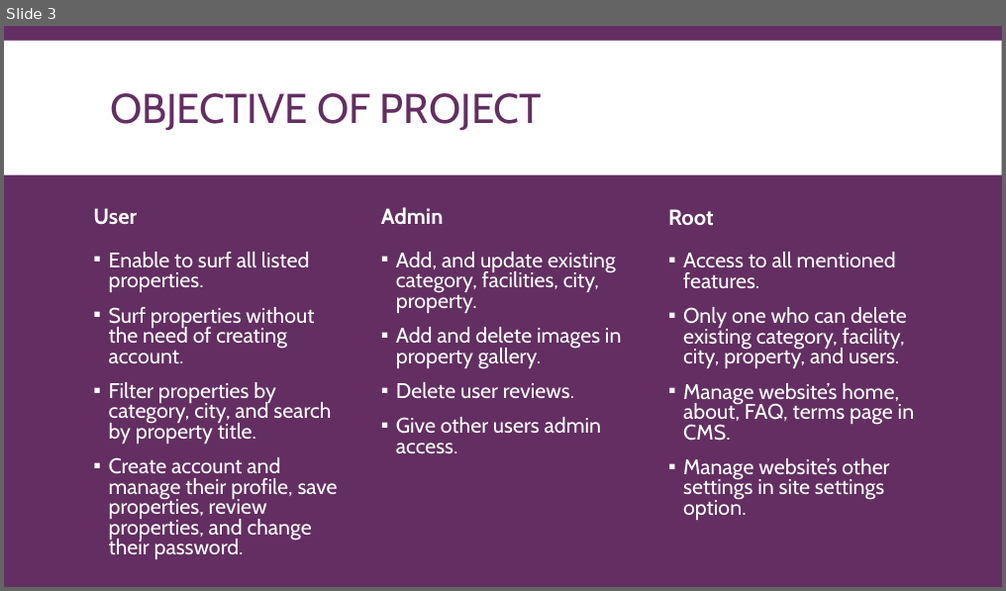
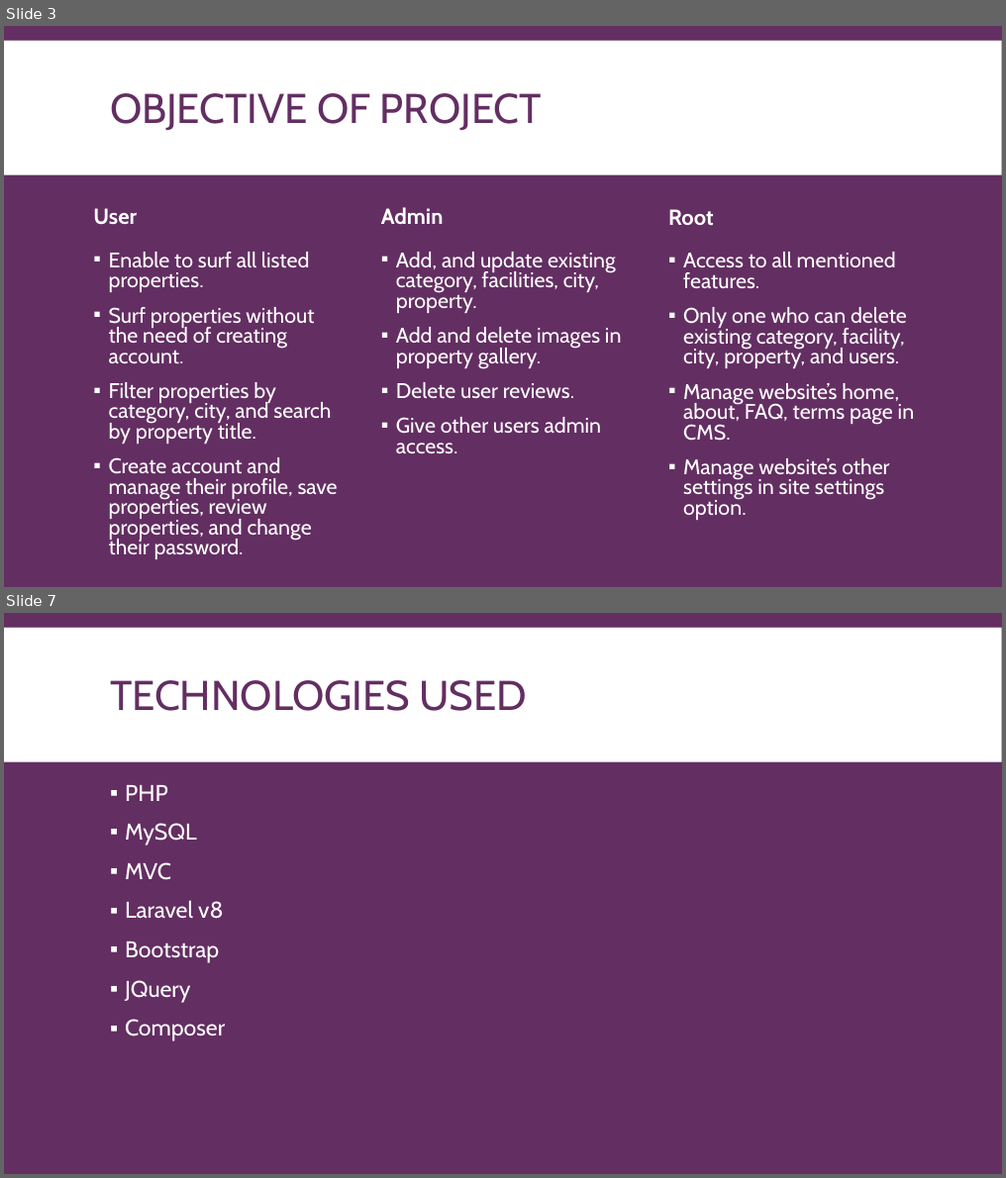
Before and after one commit to smartdev5050/Real_Estate_Site, a slide deck: Documentation/DocumentationPresentation.pptx. Shown one above the other, each under a label of ours: slide 3 before the commit, slides 3 and 7 after it; the slides between them are not shown. The pictures are 1006x591 and 1006x1178 pixels, drawn with LibreOffice and Linux fonts; fonts in the diff are those of the drawing. Boxes give left, top, right and bottom in pixels: in the first picture for what was removed or moved away, otherwise in the second. Text is boxed around its words. In the diff, an @@ line names an element or a change of style, - is before the commit and + after.

```diff
--- a/Documentation/DocumentationPresentation.pptx
+++ b/Documentation/DocumentationPresentation.pptx
@@ slide 7 added at [4,613,1002,1174], background #632E62; not listed: 1 template element that a slide beside it also shows @@
@@ title added at [110,680,527,711], 40 pt, text #632E62 @@
+TECHNOLOGIES USED
@@ text added at [125,785,225,1042], 22 pt, text #FFFFFF @@
+▪ PHP
+▪ MySQL
+▪ MVC
+▪ Laravel v8
+▪ Bootstrap
+▪ JQuery
+▪ Composer
```
Also in this commit, not shown: 1 slide changed, 6 other slides added, 2 other files.
